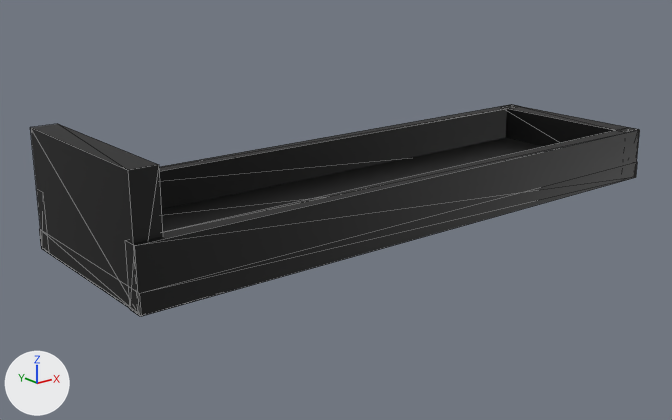
The glTF model assets/trailer.glb as it was, and as the next commit left it.
Rendered twice from a 50 mm camera at (-8.25, -9.43, 3.76) aimed at (-0.57, 0.16, -0.08). Every picture has the same lights, and +X, +Y and +Z are marked at lower left. Mesh edges are drawn as thin lines. Where no turn or scale is listed for an object, it has been applied to the vertices.
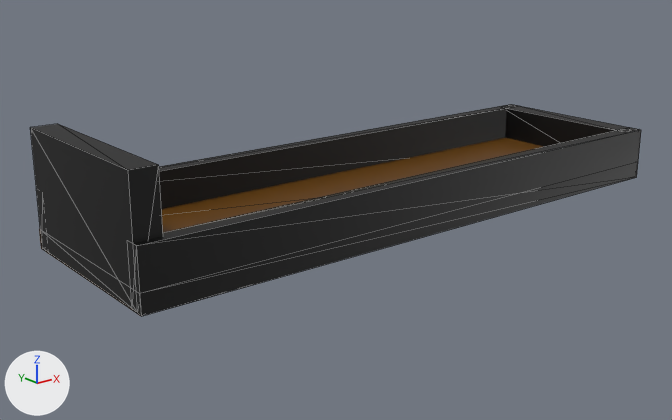
The edits, one by one:
Material 'Material.001' (mat_material_001) is new.
Its base color is (0.128, 0.0484, 0.0) (brown #643e00).
me_cube has 8 vertices, 12 faces and spans x -4.3..4.3, y -1.32..1.32, z -0.13..0.13.
me_cube no longer uses material mat_material (black #000000).
me_cube now uses material mat_material_001 (brown #643e00).
Object 'Cube.001' (ob_cube_001) moves from (0.01, 1.21, 0.26) to (0.01, 1.22, 0.26).
Object 'Cube.002' (ob_cube_002) moves from (-0.02, -1.21, 0.26) to (-0.01, -1.22, 0.26).

What differs and where, as boxes (x1, y1, x2, y2) in the pictures (672 x 420 px):
'Cube.002', moved: before (125, 128, 640, 316); after (132, 127, 641, 316)
'Cube.003', moved: before (30, 124, 163, 286); after (30, 124, 163, 313)
'Cube.001', moved: before (159, 104, 518, 209); after (36, 104, 518, 222)
'Cube', recoloured (black to brown): (39, 138, 637, 316) in both
